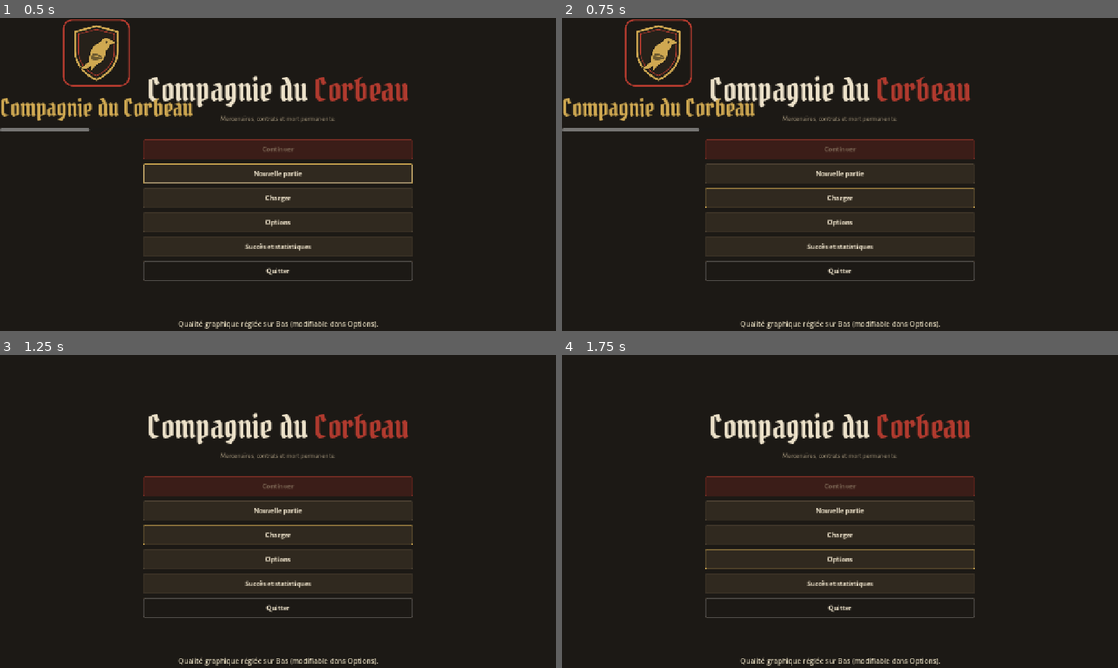
Above: before the commit, frames 1-4 (two rows, left to right).
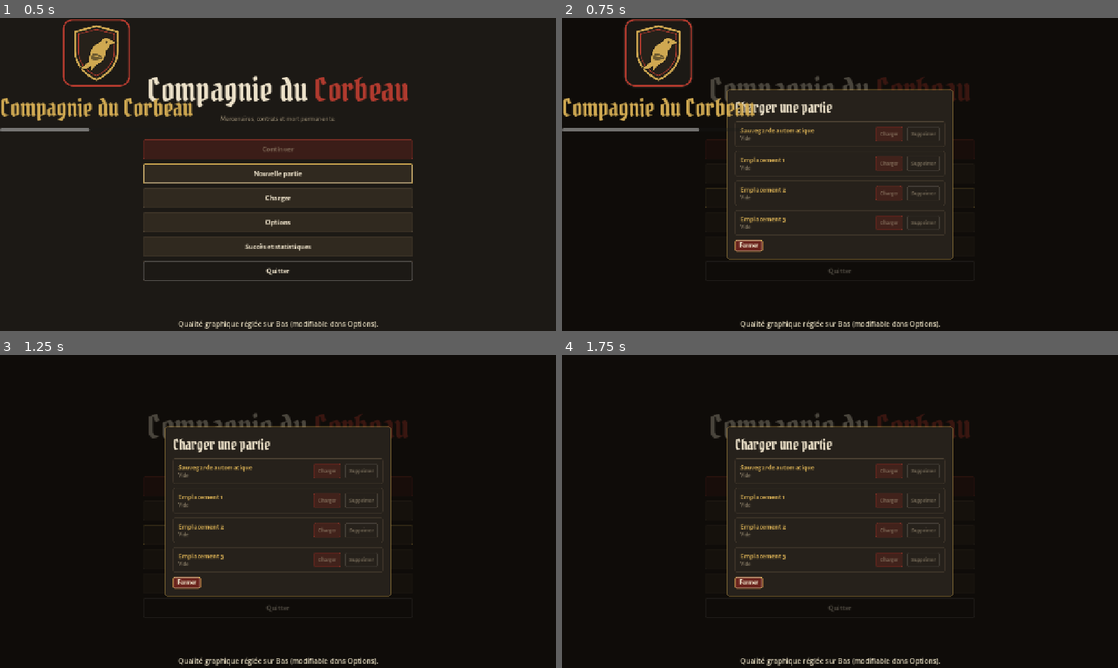
Above: after the commit, the same moments.

Repository: NengD/compagnie-du-corbeau
Game: Godot game, scene res://scenes/main.tscn
Two runs of this game, one before a commit and one after it. Both use one fixed random seed, a clock stepped at 60 frames per second and the inputs below.
Inputs:
- Up to frame 1 (0.5 s): no input
- Up to frame 2 (0.75 s): click "Charger" at 0.5 s
- Up to frame 3 (1.25 s): no input
- Up to frame 4 (1.75 s): click "Options" at 1.25 s

Frame 1 is identical in both runs. In frame 2, 8.3% of the frame differs, in the area x 25-75%, y 18-84%; in frame 3, 8.4%; in frame 4, 8.5%.

Commit message:
Correctif : les boutons du kit répondent de nouveau à la souris (le focus n'est plus relâché pendant l'appui)
Co-Authored-By: Claude Sonnet 5.5 <noreply@anthropic.com>

Diff:
--- a/scenes/ui/ui_kit.gd
+++ b/scenes/ui/ui_kit.gd
@@ -41,8 +41,9 @@
 static var _programmatic: bool = false
 
 
-static func _on_focus(b: Control) -> void:
-	if not kb_mode and not _programmatic and is_instance_valid(b):
+## Relâche le focus une fois le clic terminé (jamais pendant l'appui : perdre le focus annule le clic d'un bouton).
+static func _after_click(b: Control) -> void:
+	if not kb_mode and is_instance_valid(b):
 		b.release_focus.call_deferred()
 
 
@@ -73,9 +74,9 @@
 static func button(text: String, kind: String = "", small: bool = false) -> Button:
 	var b := Button.new()
 	b.text = text
-	b.focus_mode = Control.FOCUS_ALL  # navigable au clavier ; pas d'anneau de focus après un clic souris (voir _on_focus)
+	b.focus_mode = Control.FOCUS_ALL  # navigable au clavier ; pas d'anneau de focus après un clic souris (voir _after_click)
 	b.pressed.connect(_click)
-	b.focus_entered.connect(_on_focus.bind(b))
+	b.button_up.connect(_after_click.bind(b))
 	match kind:
 		"pri":
 			b.theme_type_variation = "PrimaryButton"
--- a/tests/smoke_ui.gd
+++ b/tests/smoke_ui.gd
@@ -335,13 +335,19 @@
 	var b: Button = ui_kit.button("Test focus")
 	main.add_child(b)
 	await _frames(1)
-	b.grab_focus()  # comme un clic souris : focus non demandé par le clavier
-	await _frames(2)
-	_check(main.get_viewport().gui_get_focus_owner() != b, "souris : aucun anneau de focus laissé sur un bouton cliqué")
+	# Régression : relâcher le focus PENDANT l'appui annulait le clic (les boutons du menu ne répondaient plus).
+	# Le focus doit donc rester tant que le bouton n'est pas relâché, puis disparaître (pas d'anneau parasite à la souris).
+	b.grab_focus()  # comme l'appui de la souris sur le bouton
+	await _frames(3)
+	_check(main.get_viewport().gui_get_focus_owner() == b, "souris : le bouton garde le focus pendant l'appui (sinon le clic est annulé)")
+	b.button_up.emit()  # fin du clic
+	await _frames(2)
+	_check(main.get_viewport().gui_get_focus_owner() != b, "souris : plus d'anneau de focus une fois le clic terminé")
 	ui_kit.kb_mode = true
 	b.grab_focus()
-	await _frames(2)
-	_check(main.get_viewport().gui_get_focus_owner() == b, "clavier : le focus reste en mode clavier")
+	b.button_up.emit()
+	await _frames(2)
+	_check(main.get_viewport().gui_get_focus_owner() == b, "clavier : le focus reste après l'activation")
 	ui_kit.kb_mode = false
 	b.queue_free()
 
